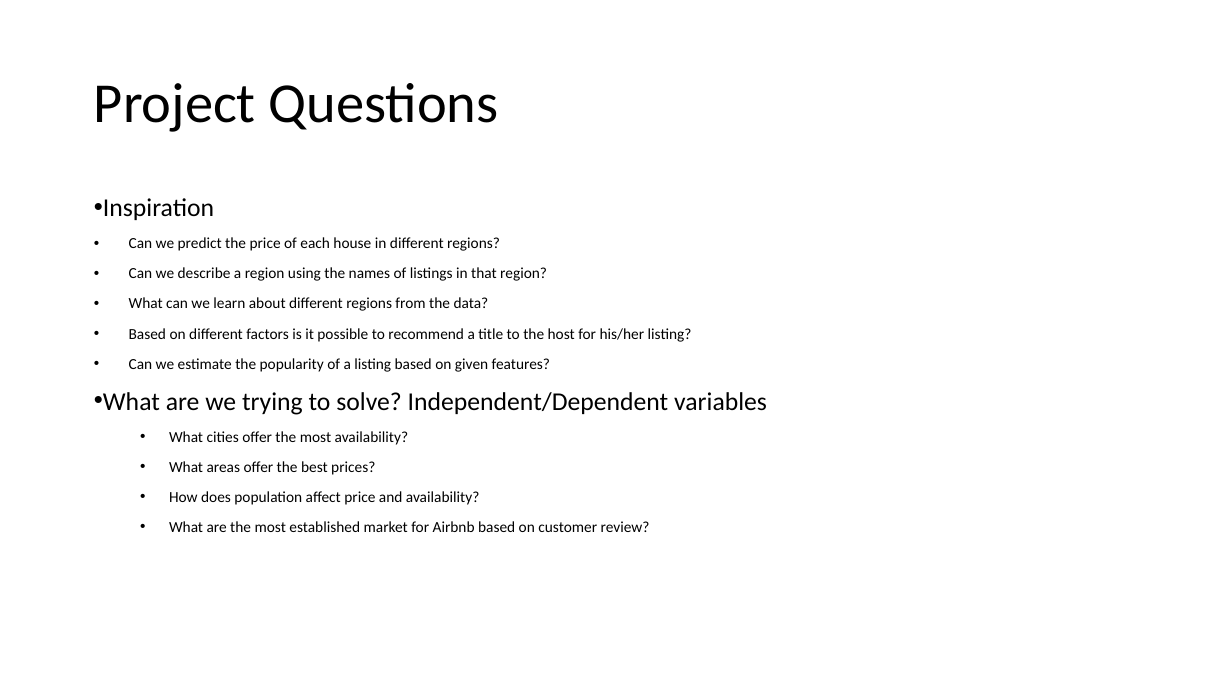
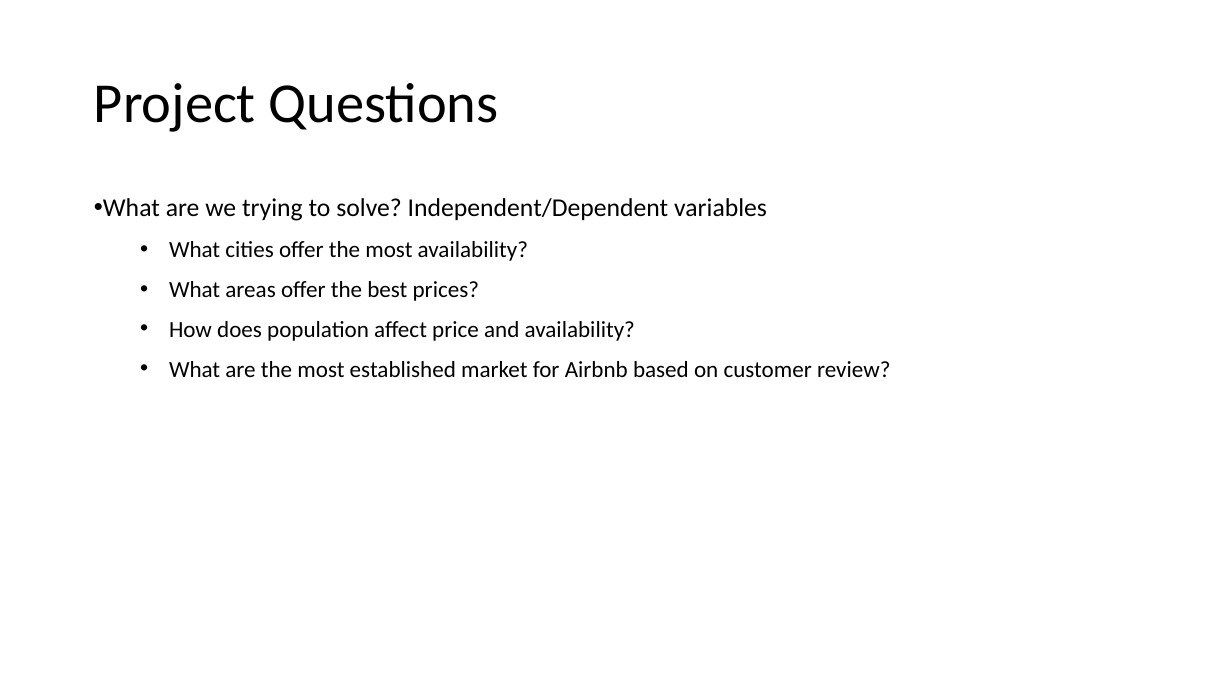
Before and after one commit to marieprosper77/Project1_Diplodocus_2, a slide deck: slide 3 of Diplodocus Team.pptx. Drawn at 1232x693 pixels with LibreOffice and Linux fonts; fonts in the diff are those of the drawing. Boxes give left, top, right and bottom in pixels: in the first picture for what was removed or moved away, otherwise in the second. Text is boxed around its words. In the diff, an @@ line names an element or a change of style, - is before the commit and + after.

```diff
--- a/Diplodocus Team.pptx
+++ b/Diplodocus Team.pptx
@@ text at (103, 198, 692, 372): paragraphs removed @@
-• Inspiration
-• Can we predict the price of each house in different regions?
-• Can we describe a region using the names of listings in that region?
-• What can we learn about different regions from the data?
-• Based on different factors is it possible to recommend a title to the host for his/her listing?
-• Can we estimate the popularity of a listing based on given features?
@@ text at (169, 241, 890, 377): size 12 to 18 pt in "What cities offer the most availability?", "What areas offer the best prices?", "How does population affect price and availability?", "What are the most established market for ..." @@
```
Also in this commit, not shown: 1 other slide changed, 3 slides added, 3 slides removed, 1 other file.
